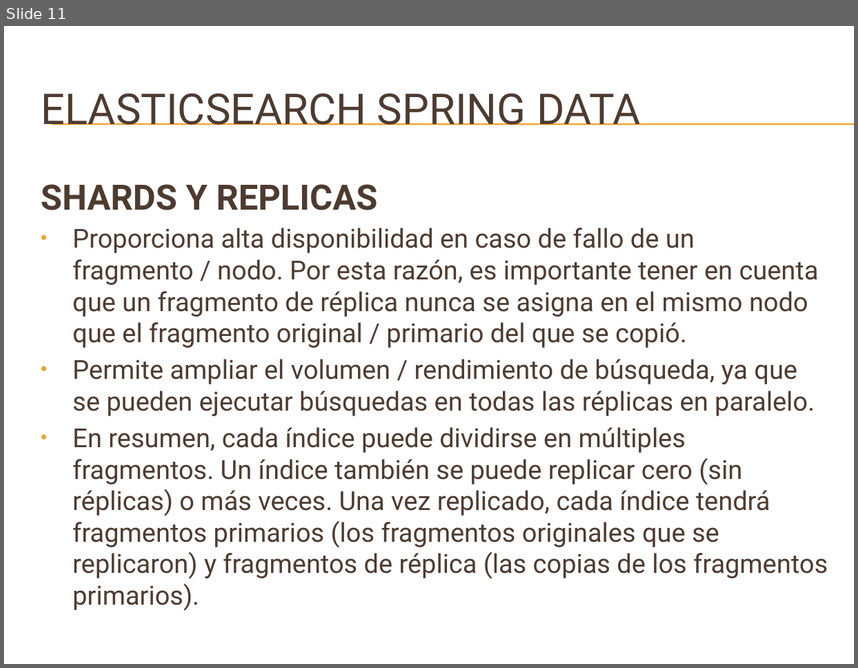
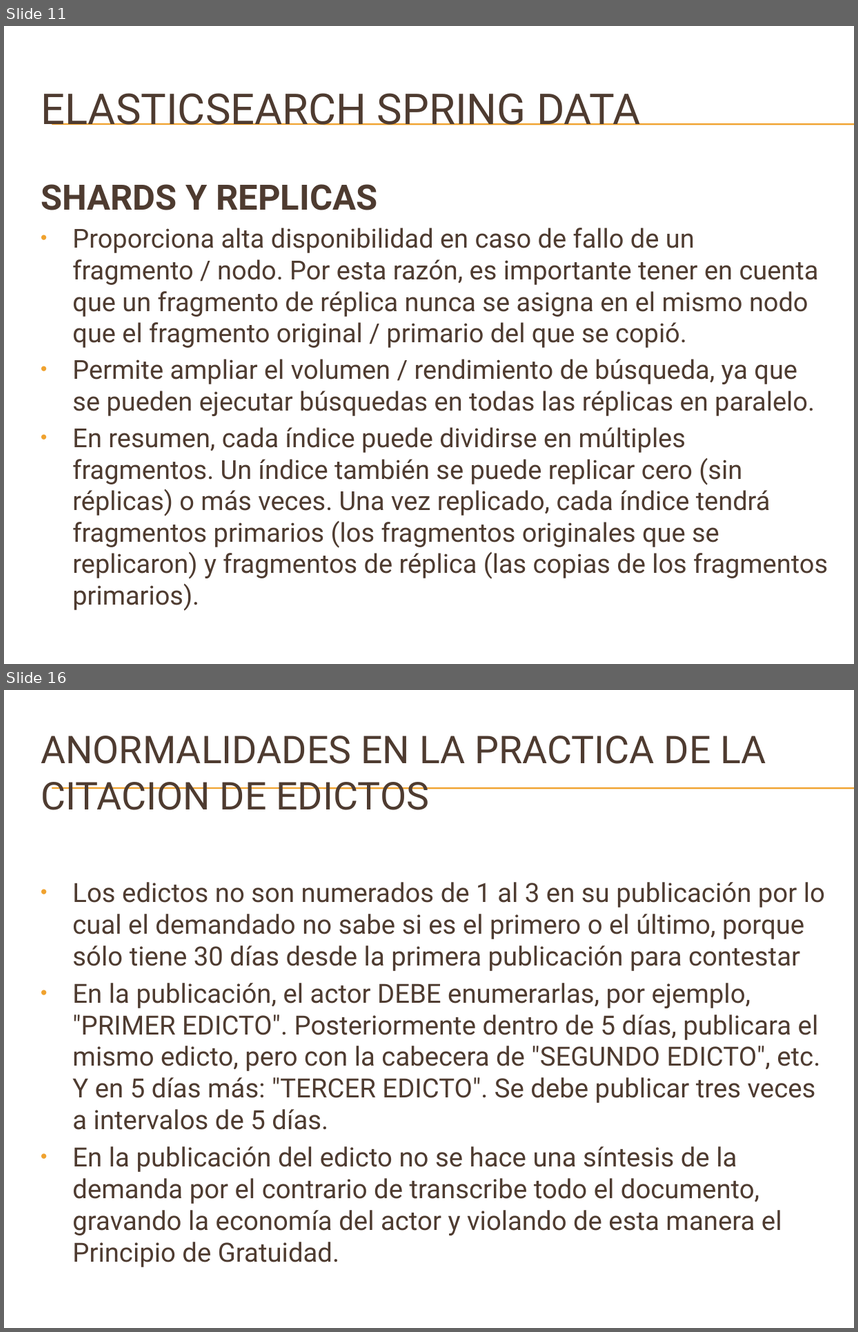
Before and after one commit to danielrpg/searchEngineAPI, a slide deck: document/ELASTICSEARCH SPRING DATA04.pptx. Shown one above the other, each under a label of ours: slide 11 before the commit, slides 11 and 16 after it; the slides between them are not shown. The pictures are 858x668 and 858x1332 pixels, drawn with LibreOffice and Linux fonts; fonts in the diff are those of the drawing; background and template pictures are left out. Boxes give left, top, right and bottom in pixels: in the first picture for what was removed or moved away, otherwise in the second. Text is boxed around its words. In the diff, an @@ line names an element or a change of style, - is before the commit and + after.

```diff
--- a/document/ELASTICSEARCH SPRING DATA04.pptx
+++ b/document/ELASTICSEARCH SPRING DATA04.pptx
@@ slide 16 added at bbox=[4, 690, 854, 1328], background picture (left out); not listed: 2 template elements that a slide beside it also shows @@
@@ title added at bbox=[41, 736, 766, 810], 32.4 pt, text #4E3B30 @@
+ANORMALIDADES EN LA PRACTICA DE LA CITACION DE EDICTOS
@@ text added at bbox=[72, 882, 825, 1267], 22.4 pt, text #4E3B30 @@
+• Los edictos no son numerados de 1 al 3 en su publicación por lo cual el demandado no sabe si es el primero o el último, porque sólo tiene 30 días desde la primera publicación para contestar
+• En la publicación, el actor DEBE enumerarlas, por ejemplo, "PRIMER EDICTO". Posteriormente dentro de 5 días, publicara el mismo edicto, pero con la cabecera de "SEGUNDO EDICTO", etc. Y en 5 días más: "TERCER EDICTO". Se debe publicar tres veces a intervalos de 5 días.
+• En la publicación del edicto no se hace una síntesis de la demanda por el contrario de transcribe todo el documento, gravando la economía del actor y violando de esta manera el Principio de Gratuidad.
```
Also in this commit, not shown: 1 slide changed, 6 other slides added, 10 other files.
